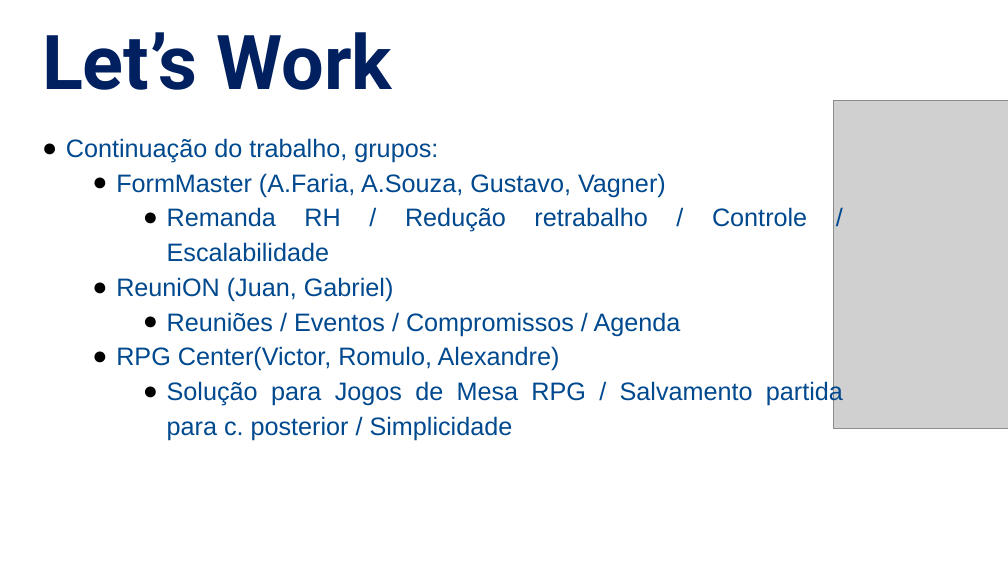
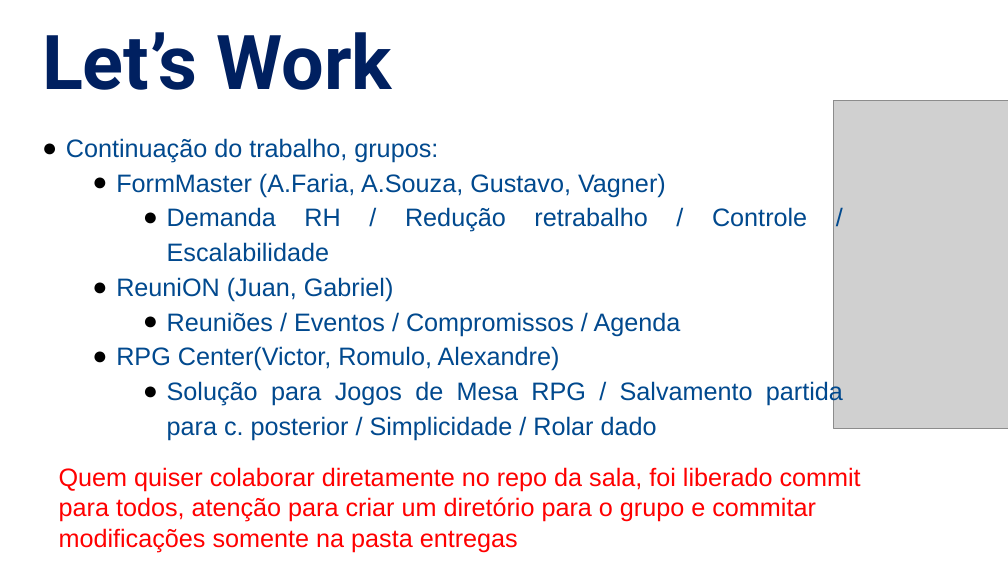
Before and after one commit to NaturalCoder/PY2, a slide deck: slide 2 of aula15/Aula15.pptx. Drawn at 1008x567 pixels with LibreOffice and Linux fonts; fonts in the diff are those of the drawing; grey boxes stand for pictures. Boxes give left, top, right and bottom in pixels: in the first picture for what was removed or moved away, otherwise in the second. Text is boxed around its words. In the diff, an @@ line names an element or a change of style, - is before the commit and + after.

```diff
--- a/aula15/Aula15.pptx
+++ b/aula15/Aula15.pptx
@@ text at (x1=167, y1=207, x2=807, y2=262): text changed @@
-    ● Remanda RH / Redução retrabalho / Controle / Escalabilidade
+    ● Demanda RH / Redução retrabalho / Controle / Escalabilidade
@@ text at (x1=167, y1=380, x2=843, y2=441): text changed @@
-    ● Solução para Jogos de Mesa RPG / Salvamento partida para c. posterior / Simplicidade
+    ● Solução para Jogos de Mesa RPG / Salvamento partida para c. posterior / Simplicidade / Rolar dado
@@ text added at (x1=59, y1=467, x2=861, y2=552), 18 pt, text #FF0000 @@
+Quem quiser colaborar diretamente no repo da sala, foi liberado commit para todos, atenção para criar um diretório para o grupo e commitar modificações somente na pasta entregas
```
Also in this commit, not shown: 1 other file.
